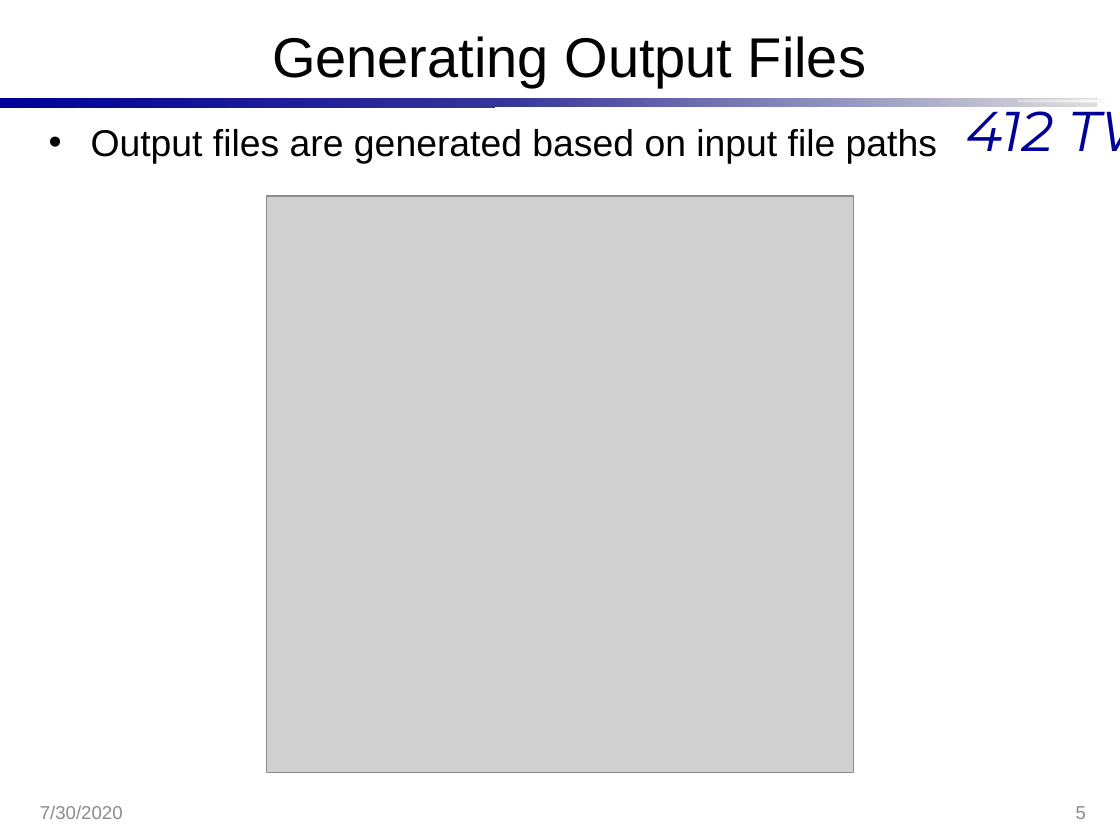
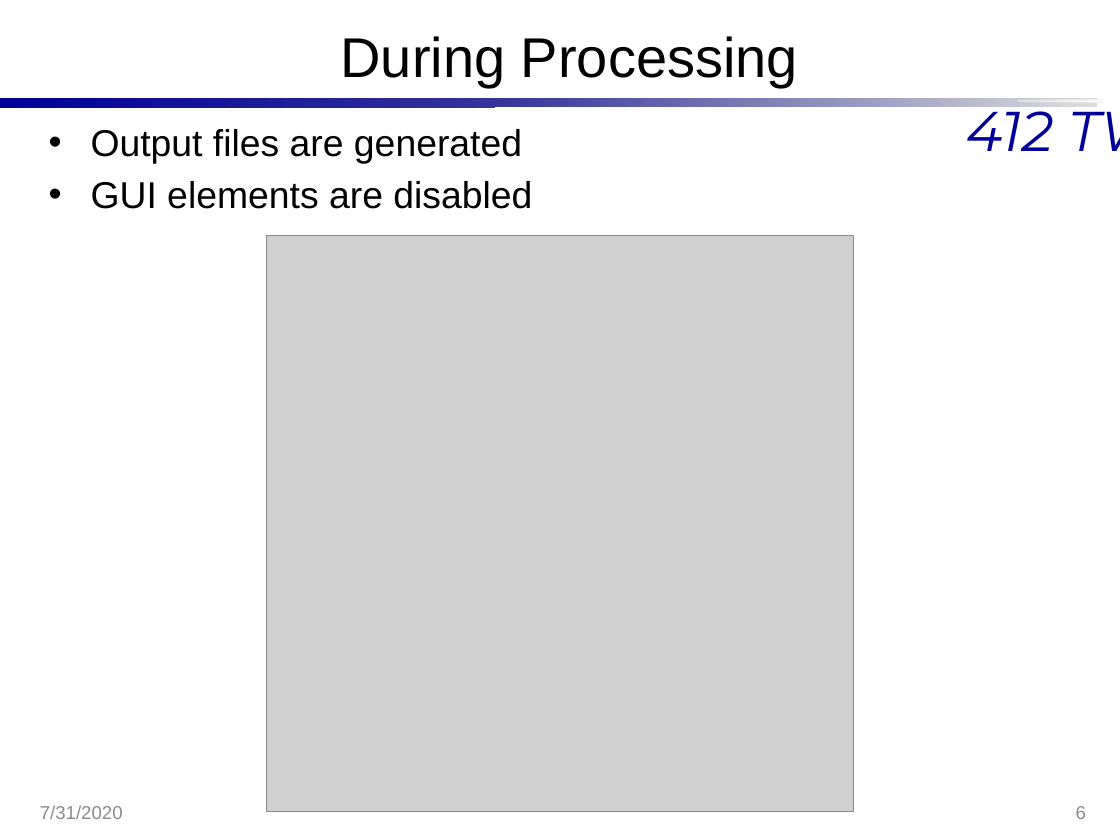
Before and after one commit to Hannsel101/PCIP_Intern_Proj_1, a slide deck: slide 6 of BestXYZ_Presentation.pptx (slide 5 before the commit). Drawn at 1120x840 pixels with LibreOffice and Linux fonts; fonts in the diff are those of the drawing; grey boxes stand for pictures; background and template pictures are left out. Boxes give left, top, right and bottom in pixels: in the first picture for what was removed or moved away, otherwise in the second. Text is boxed around its words. In the diff, an @@ line names an element or a change of style, - is before the commit and + after.

```diff
--- a/BestXYZ_Presentation.pptx
+++ b/BestXYZ_Presentation.pptx
@@ title at [341, 36, 798, 87]: text changed @@
-Generating Output Files
+During Processing
@@ text at [91, 129, 532, 209]: text changed @@
-• Output files are generated based on input file paths
+• Output files are generated
+• GUI elements are disabled
@@ picture: place and size @@
-picture at [267, 196, 853, 772]
+picture at [267, 235, 853, 811]
@@ text at [40, 805, 123, 819]: text changed @@
-7/30/2020
+7/31/2020
@@ page number at [1076, 806, 1086, 819]: text changed @@
-5
+6
```
Also in this commit, not shown: 3 other slides changed, 8 slides added, 5 other files.
